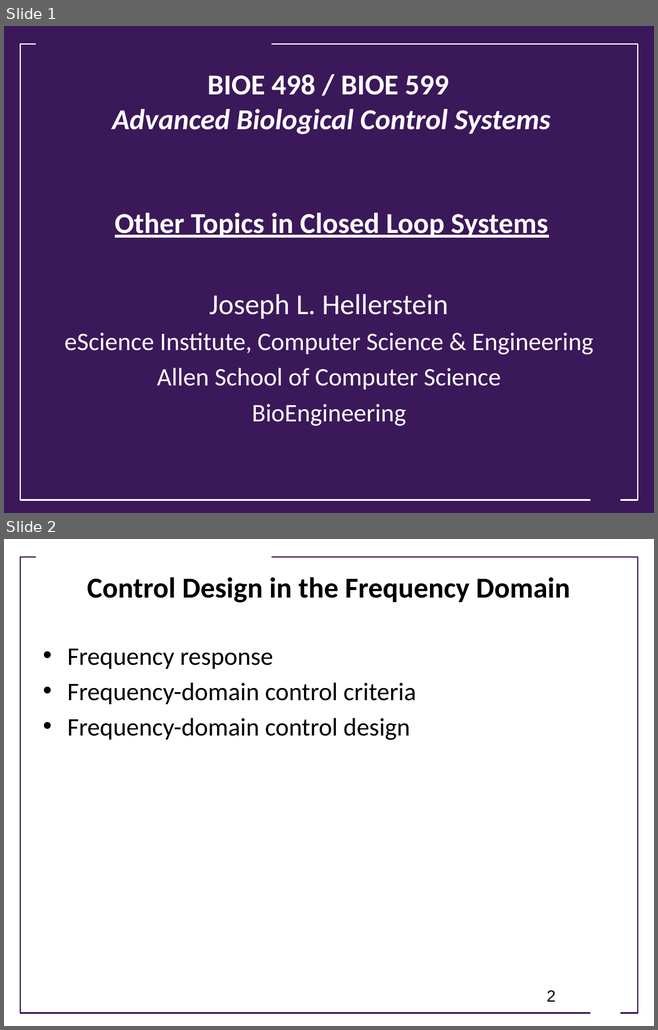
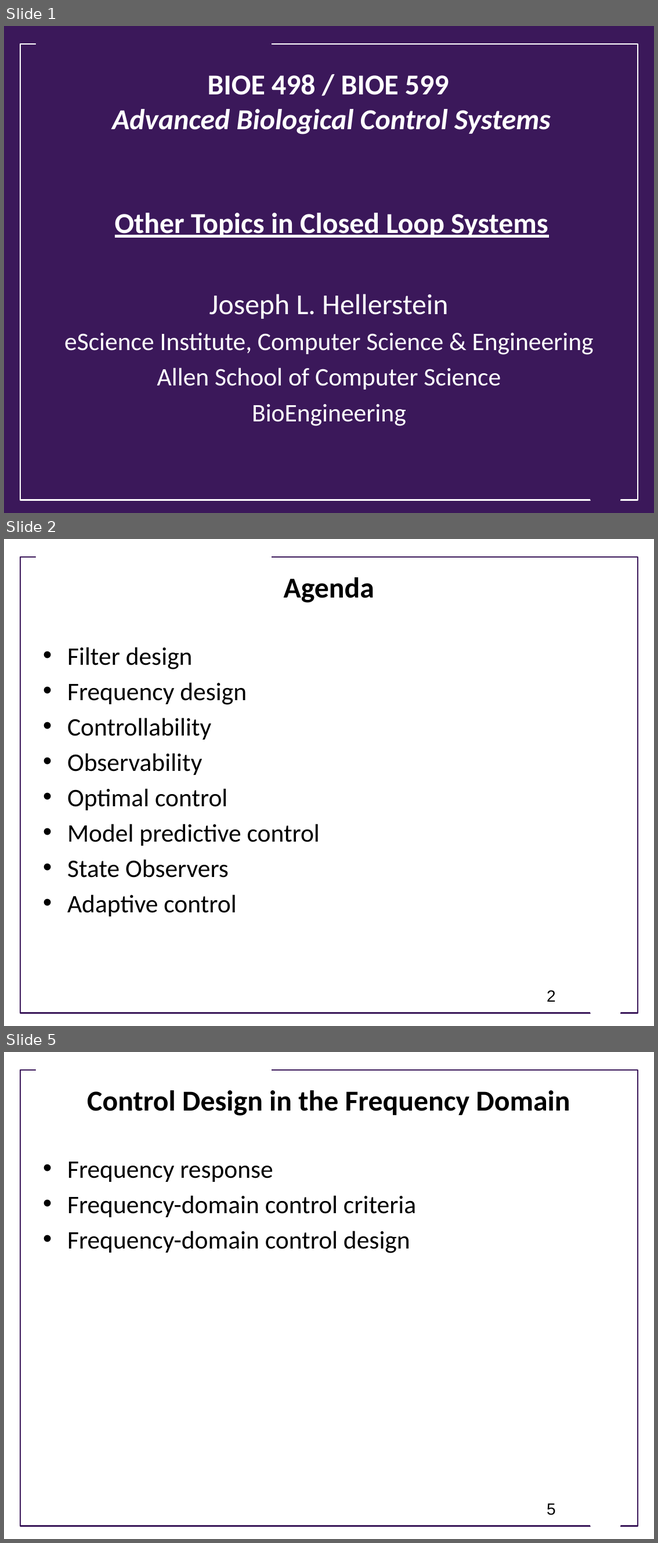
Before and after one commit to joseph-hellerstein/advanced-controls-lectures, a slide deck: lectures/Lecture_15-Survey of closed loop systems/Survey-Of-Closed-Loop-Systems.pptx. Shown one above the other, each under a label of ours: slides 1 and 2 before the commit, slides 1, 2 and 5 after it; the slides between them are not shown. The pictures are 658x1030 and 658x1543 pixels, drawn with LibreOffice and Linux fonts; fonts in the diff are those of the drawing; background and template pictures are left out. Boxes give left, top, right and bottom in pixels: in the first picture for what was removed or moved away, otherwise in the second. Text is boxed around its words. In the diff, an @@ line names an element or a change of style, - is before the commit and + after.

```diff
--- a/lectures/Lecture_15-Survey of closed loop systems/Survey-Of-Closed-Loop-Systems.pptx
+++ b/lectures/Lecture_15-Survey of closed loop systems/Survey-Of-Closed-Loop-Systems.pptx
@@ slide 2 added at [4,539,654,1026], background #FFFFFF; not listed: 3 template elements that a slide beside it also shows @@
@@ title added at [284,577,374,603], 32 pt, text #000000, bold @@
+Agenda
@@ text added at [67,647,320,917], 28 pt, text #000000 @@
+• Filter design
+• Frequency design
+• Controllability
+• Observability
+• Optimal control
+• Model predictive control
+• State Observers
+• Adaptive control
@@ page number added at [546,990,556,1002], 18 pt, text #000000 @@
+2
@@ what was slide 2 is now slide 5 @@
@@ page number at [546,1503,556,1515]: text changed @@
-2
+5
```
Also in this commit, not shown: 1 slide changed, 2 other slides added, 1 other file.
